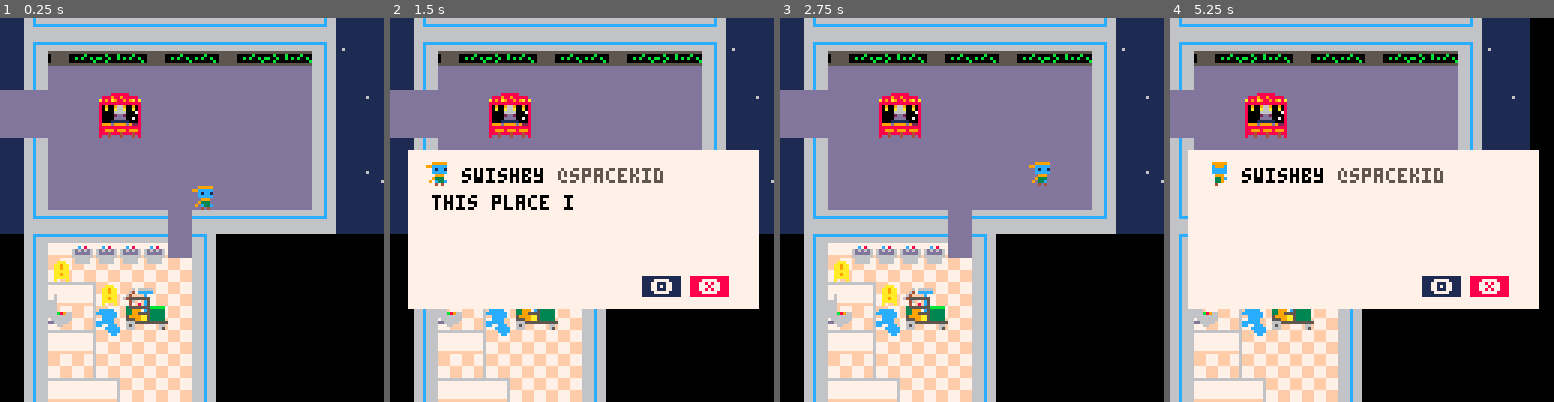
Above: before the commit, frames 1-4 (left to right).
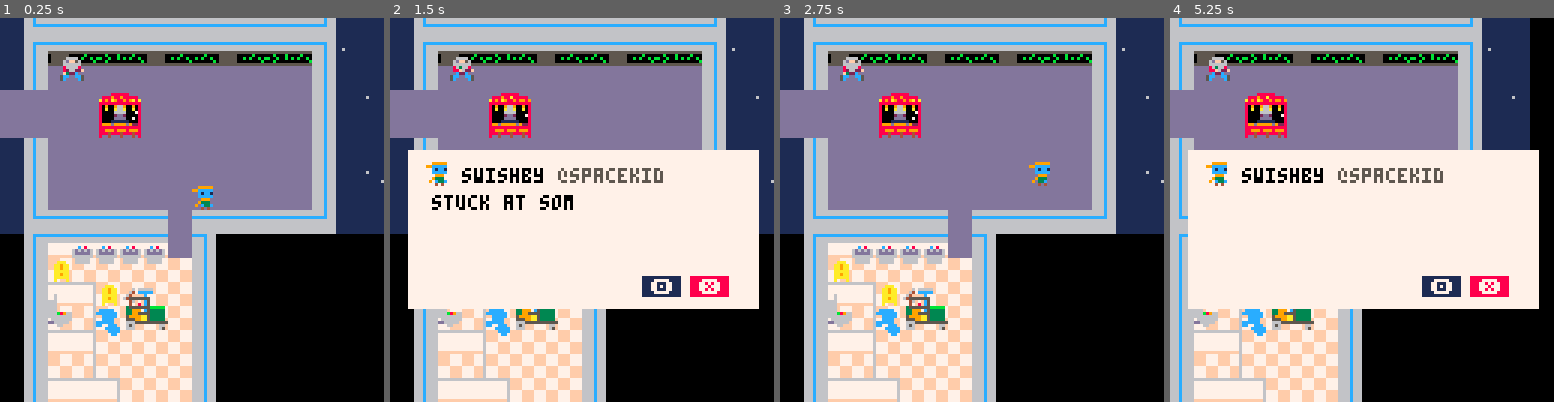
Above: after the commit, the same moments.

Repository: The-Cunning-Folk/verified
Game: PICO-8 cartridge verified.p8
Two runs of this game, one before a commit and one after it. Both use one fixed random seed, a clock stepped at 60 frames per second and the inputs below.
Inputs:
- Up to frame 1 (0.25 s): no input
- Up to frame 2 (1.5 s): tap X (X key) at 0.33, 1.07 s; tap O (Z key) at 0.7 s
- Up to frame 3 (2.75 s): hold Right 1.6-2.1 s; tap O (Z key) at 1.7, 2.1, 2.5 s; tap X (X key) at 1.85 s; hold Up 2.15-2.42 s; hold Right from 2.47 s (still down)
- Up to frame 4 (5.25 s): tap O (Z key) every 0.4 s from 2.9 to 4.9 s; tap X (X key) at 2.97, 4.08, 5.2 s; release Right at 3.03 s; hold Left 3.08-3.58 s; hold Down 3.63-3.97 s; hold Right 4.02-4.68 s; hold Up 4.73-5.03 s; hold Left from 5.08 s (still down)

The runs differ from the first frame. In frame 1, 0.3% of the frame differs, in the area x 15-22%, y 10-17%; in frame 2, 1.0%, in the area x 10-48%, y 10-50%; in frame 3, 0.3%; in frame 4, 0.4%.

Commit message:
re-add the code

Diff:
--- a/verified.p8
+++ b/verified.p8
@@ -191,13 +191,26 @@
 
 function animateplayer()
 
+	local fps = 4
 	if p.moving then
 		if p.facing == 0 then
-			p.sprite = 18 + (time()*4)%2
+			p.sprite = 18 + (time()*fps)%2
 		elseif p.facing == 1 then
-			p.sprite = 16 + (time()*4)%2
+			p.sprite = 16 + (time()*fps)%2
 		elseif p.facing == 2 then
-			p.sprite = 20 + (time()*4)%2
+			p.sprite = 20 + (time()*fps)%2
+		elseif p.facing == 3 then
+			p.sprite = 33 + (time()*fps)%2
+		end
+	else
+		if p.facing == 0 then
+			p.sprite = 35
+		elseif p.facing == 1 then
+			p.sprite = 5
+		elseif p.facing == 2 then
+			p.sprite = 36
+		elseif p.facing == 3 then
+			p.sprite = 32
 		end
 	end
 
@@ -211,8 +224,8 @@
 	--idle tweets
 	tweets[1] = {}
 	tweets[1][1] = "bored..."
-	tweets[1][2] = "this place is pretty weird tbh"
-	tweets[1][3] = "i block egg accounts btw"
+	tweets[1][2] = "stuck at some station while my ship gets fixed"
+	tweets[1][3] = "im going to be so late..."
 
 
 end
@@ -271,6 +284,10 @@
  camx = p.x
  camy = p.y
  cambox = 24
+
+ npcs = {}
+	npcs[1] = newentity(20,13,13)
+
  tweeting = false
  inittweets()
  canceltime = time()
@@ -310,6 +327,35 @@
 	end
 
 	collision(p)
+	local npcfps = 1
+
+
+
+	if(time()%npcfps) == 0 then
+
+	for i in pairs(npcs) do
+		local s = npcs[i]
+
+		if fget(s.sprite,6) then
+			s.sprite = s.sprite+1
+		elseif fget(s.sprite,7) then
+			s.sprite = s.sprite-1
+		end
+
+	end
+
+	for i=1,32 do
+		for j=1,32 do
+			s = mget(i,j)
+			if fget(s,7) then
+				mset(i,j,s-1)
+			elseif fget(s,6) then
+				mset(i,j,s+1)
+			end
+
+		end
+	end
+	end
 
 	--interaction
 
@@ -332,10 +378,29 @@
 			corx = 4
 		end
 
-		local ispr = mget(getcell(p.x+corx),getcell(p.y+cory))
-
-		if fget(ispr,1) then
-			interact(ispr)
+		local interacting = false
+
+		for i in pairs(npcs) do
+			local s = npcs[i]
+
+
+
+			if fget(s.sprite,1) then
+				local li = p.x+corx>=s.x
+				local ri = p.x+corx<=s.x+s.w
+				local ti = p.y+cory>=s.y
+				local bi = p.y+cory<=s.y+s.h
+				if (li and ri and ti and bi) then
+					interact(s.sprite)
+				end
+			end
+		end
+
+		if not interacting then
+			local ispr = mget(getcell(p.x+corx),getcell(p.y+cory))
+			if fget(ispr,1) then
+				interact(ispr)
+			end
 		end
 	end
 
@@ -394,13 +459,59 @@
 
 end
 
+function partition(array, left, right, pivotindex,f)
+	local pivotvalue = array[pivotindex]
+	array[pivotindex], array[right] = array[right], array[pivotindex]
+
+	local storeindex = left
+
+	for i =  left, right-1 do
+    	if f(array[i],pivotvalue) then
+	        array[i], array[storeindex] = array[storeindex], array[i]
+	        storeindex = storeindex + 1
+		end
+		array[storeindex], array[right] = array[right], array[storeindex]
+	end
+
+   return storeindex
+end
+
+function quicksort(array, left, right,f)
+	if right > left then
+	    local pivotnewindex = partition(array, left, right, left,f)
+	    quicksort(array, left, pivotnewindex - 1)
+	    quicksort(array, pivotnewindex + 1, right)
+	end
+end
+
+function yind(a,b)
+	return a.y > b.y
+end
+
 function _draw()
 		cls()
 		map(0,0,0,0,16,16)
+		quicksort(npcs,1,#npcs,yind)
+		local l = -1
+		for i in pairs(npcs) do
+			local s = npcs[i]
+			if s.y < p.y then
+				spr(s.sprite,s.x,s.y)
+			else
+				l = i
+				break
+			end
+		end
   spr(p.sprite, p.x, p.y)
+  if l > 0 then
+		for i=l,#npcs do
+			local s = npcs[i]
+			spr(s.sprite,s.x,s.y)
+		end
+		end
   if tweeting then
   	rectfill(camx-58, camy-16, camx+58, camy+36, 7)
-  	spr(p.sprite, camx-52, camy-12)
+  	spr(5, camx-52, camy-12)
   	print("swishby",camx-40,camy-10,0)
   	print("@spacekid",camx-8,camy-10,5)
   	print(tweetstring,camx-50,camy-1,0)
